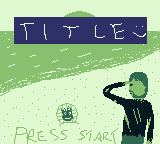
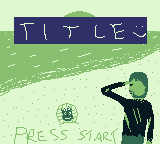
Two versions of the same layered image (160×144). Layer-by-layer changes:
painted on "Background" over [101, 86, 126, 112]
